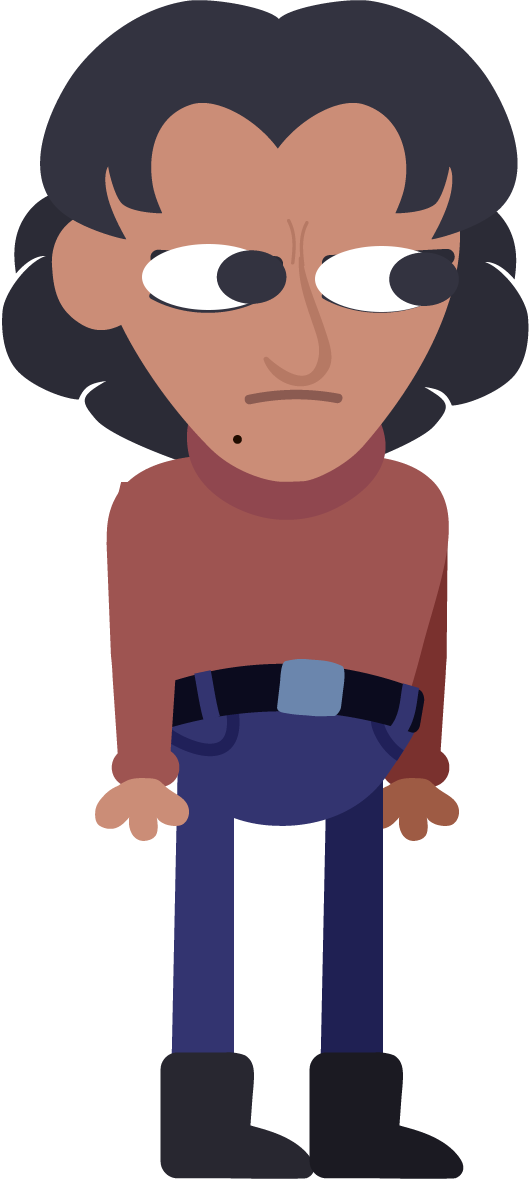
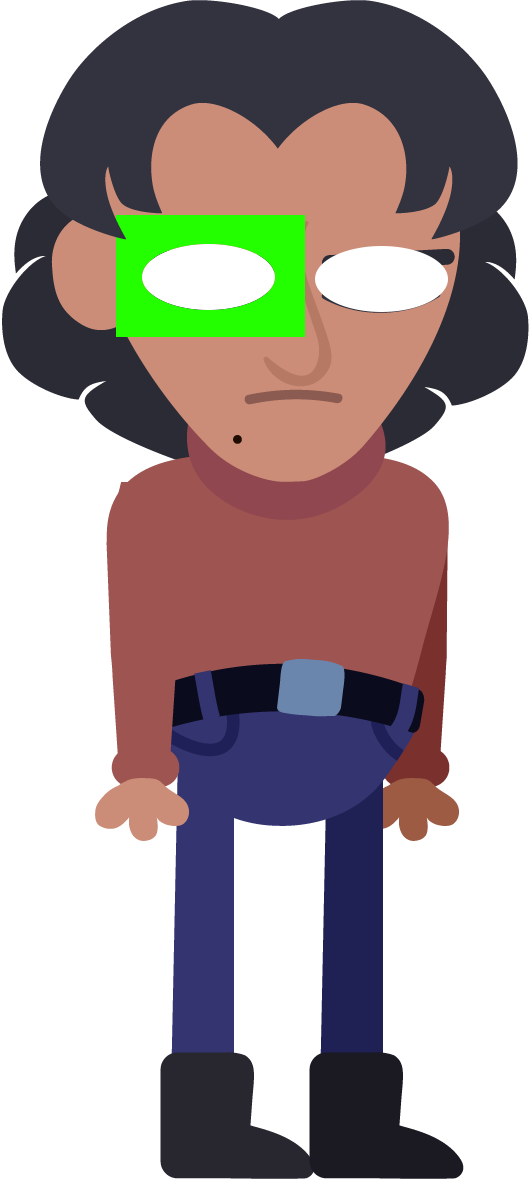
Comparing the layer stacks of the two w=529, h=1179 images. Changes:
moved "pupil" into group "Eyes" over [216, 250, 459, 306]
hid "pupil L" over [216, 250, 287, 304]
hid "pupil R" over [389, 252, 459, 306]
moved "eye white" into group "Eyes" over [116, 215, 459, 337]
added layer "Layer 4" in group "eye white" over [116, 215, 305, 337]
